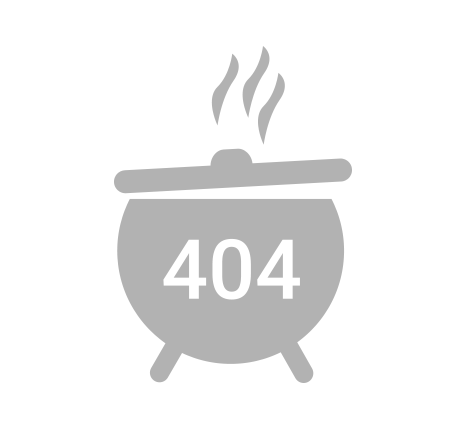
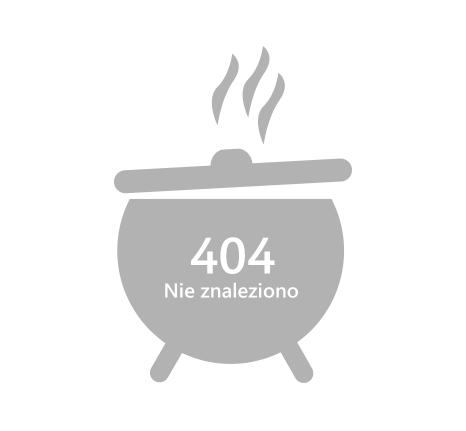
Comparing the layer stacks of the two 466 x 431 images. Changes:
added group "Group 1" with 2 layers above "Ellipse 1" over bbox(165, 237, 298, 298)
added layer "Nie znaleziono" in group "Group 1" over bbox(165, 282, 298, 298)
added layer "404" (1st of 2, in "Group 1") in group "Group 1" over bbox(191, 237, 275, 274)
added layer "Ellipse 1" above "404" over bbox(163, 237, 300, 300)
painted on "404" (2nd of 2) over bbox(227, 237, 254, 292)
